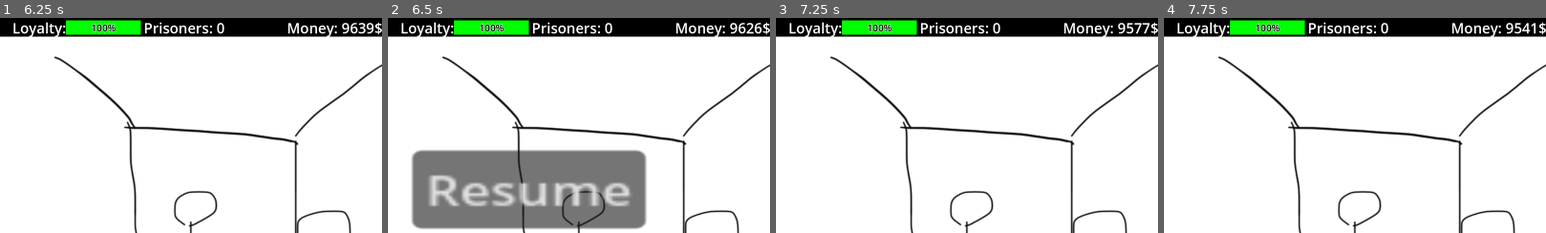
Above: before the commit, frames 1-4 (left to right).
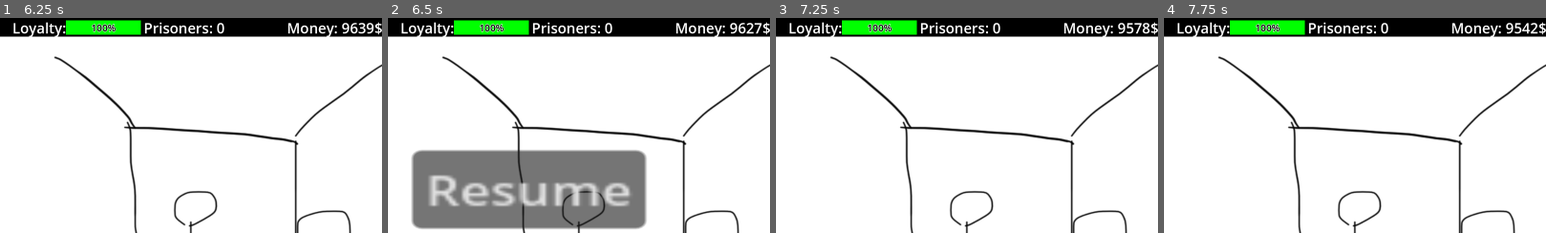
Above: after the commit, the same moments.

Repository: ShroomySquid/Ludum_Dare
Game: Godot game, scene res://node_2d.tscn
The game is run twice, just before and just after one commit, with the same random seed, the same clock (stepped at 60 frames per second) and the same inputs.
Inputs (mouse positions are % of the whole screen's width and height, from its top left):
- Up to frame 1 (6.25 s): click (7, 12) at 0.5 s; click (50, 63) at 1.25 s; click "option 1" at 2 s; tap Enter at 5.75 s
- Up to frame 2 (6.5 s): tap Escape (pause) at 6.4 s
- Up to frame 3 (7.25 s): click "Resume" at 6.5 s
- Up to frame 4 (7.75 s): no input
The pictures show only the part of the screen within x 36-86%, y 0-50%; the shares and areas given below are measured in that part.

Frame 1 is identical in both runs. In frame 2, less than 0.1% of the frame differs, in the area x 95-98%, y 2-8%; in frame 3, less than 0.1%; in frame 4, less than 0.1%.

Commit message:
fix unpausing with escape

Diff:
--- a/ui_prototype/Control.gd
+++ b/ui_prototype/Control.gd
@@ -64,11 +64,10 @@
 
 # Called every frame. 'delta' is the elapsed time since the previous frame.
 func _process(delta):
+	if (Input.is_action_just_pressed("pause") && in_intro == false):
+		pauseMenu()
 	if (is_paused == true):
 		return
-	if (Input.is_action_just_pressed("pause") && in_intro == false):
-		pauseMenu()
-	resources.add_re(Resources.r.GOLD, 10 * delta * cultists_in_job)
 	global_timer += delta
 	if (global_timer >= 900):
 		if (resources.get_re(Resources.r.MAGIC) >= 1000000):
@@ -104,4 +103,5 @@
 		peak_magic = resources.get_re(Resources.r.MAGIC)
 	if (resources.get_re(Resources.r.MAGIC) < peak_magic / 2):
 		resources.sub_re(Resources.r.LOYALTY, delta)
+	resources.add_re(Resources.r.GOLD, 10 * delta * cultists_in_job)
 	resources.sub_re(Resources.r.GOLD, (resources.get_re(Resources.r.CULTISTS) - cultists_in_job) * delta * 4)
